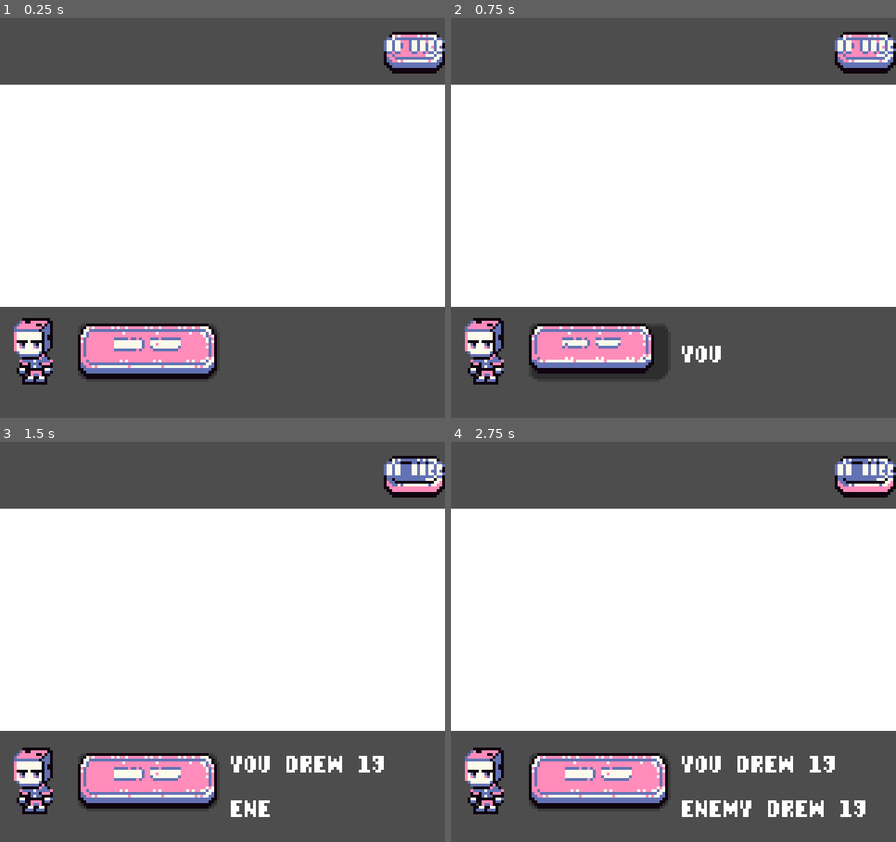
Above: before the commit, frames 1-4 (two rows, left to right).
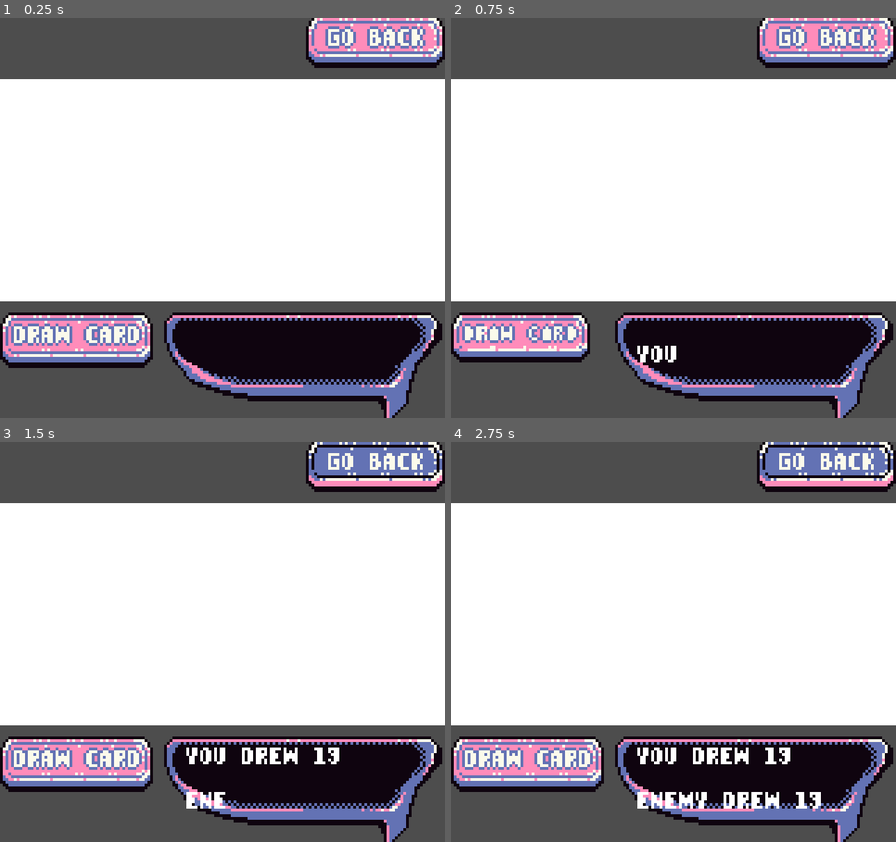
Above: after the commit, the same moments.

Repository: 0xspiderr/gbjam13_gamejam
Game: Godot game, scene res://scenes/combat/combat.tscn
Same seed, same stepped clock (60 frames per second), same inputs: the game is played once before the commit and once after it. This scene is started directly instead of the project's main scene.
Inputs:
- Up to frame 1 (0.25 s): no input
- Up to frame 2 (0.75 s): tap Enter at 0.5 s; hold D (right) from 0.53 s (still down); hold Space (interact) from 0.53 s (still down)
- Up to frame 3 (1.5 s): release D (right) at 1.25 s; release Space (interact) at 1.25 s; click "go back" at 1.25 s
- Up to frame 4 (2.75 s): hold S (down) from 2.03 s (still down)

The runs differ from the first frame. In frame 1, 24% of the frame differs, in the area x 0-100%, y 0-100%; in frame 2, 24%; in frame 3, 24%; in frame 4, 24%.

Commit message:
added sound randomization for certain sfx

Diff:
--- a/scenes/combat/combat.gd
+++ b/scenes/combat/combat.gd
@@ -10,13 +10,16 @@
 #region CONTROLS
 @onready var draw_card_btn: Button = %DrawCardBtn
 @onready var roll_dice_btn: Button = %RollDiceBtn
-@onready var button_container: PanelContainer = %ButtonContainer
+@onready var button_container: CenterContainer = %ButtonContainer
 @onready var card: ColorRect = %Card
 @onready var card_value_label: Label = %CardValueLabel
 @onready var dialogue_box: DialogueBox = %DialogueBox
 #endregion
 
+#region SOUNDS
 @onready var draw_card_sound: AudioStreamPlayer = $DrawCardSound
+@onready var roll_dice_sound: AudioStreamPlayer = $RollDiceSound
+#endregion
 
 @export var _can_interact: bool = true
 
@@ -72,6 +75,7 @@
 
 
 func _draw_card() -> void:
+	SoundManager.randomize_pitch_scale(draw_card_sound)
 	draw_card_sound.play()
 
 	var player_card_value: int = randi_range(1, 13)
@@ -87,6 +91,9 @@
 
 
 func _roll_dice() -> void:
+	SoundManager.randomize_pitch_scale(roll_dice_sound)
+	roll_dice_sound.play()
+
 	var first_player_dice_value: int = randi_range(1, 6)
 	var second_player_dice_value: int = randi_range(1, 6)
 
--- a/scenes/combat/combat.tscn
+++ b/scenes/combat/combat.tscn
@@ -1,9 +1,16 @@
-[gd_scene load_steps=5 format=3 uid="uid://cnseaei7cyk0j"]
+[gd_scene load_steps=8 format=3 uid="uid://cnseaei7cyk0j"]
 
 [ext_resource type="Script" uid="uid://ckmfpkw5erjvw" path="res://scenes/combat/combat.gd" id="1_5vqsm"]
-[ext_resource type="Texture2D" uid="uid://c6wddf3aubqja" path="res://assets/sprites/player/dice-sprite.png" id="2_6aonj"]
+[ext_resource type="Theme" uid="uid://b0bn4xyu3a25a" path="res://ui/themes/dialogue_box_theme.tres" id="3_ijgaf"]
 [ext_resource type="PackedScene" uid="uid://b5ho1oy8lu7r5" path="res://ui/dialogue_box/dialogue_box.tscn" id="3_ltalu"]
 [ext_resource type="AudioStream" uid="uid://cr0xvseab1ygj" path="res://sounds/sfx/FlipCard.ogg" id="3_pqpfu"]
+[ext_resource type="AudioStream" uid="uid://c0xelrs5hsfbc" path="res://sounds/sfx/DiceRoll3.ogg" id="5_jgg25"]
+[ext_resource type="AudioStream" uid="uid://byclhu0er03hv" path="res://sounds/sfx/DiceRoll4.ogg" id="6_ijgaf"]
+
+[sub_resource type="AudioStreamRandomizer" id="AudioStreamRandomizer_uakg0"]
+streams_count = 2
+stream_0/stream = ExtResource("5_jgg25")
+stream_1/stream = ExtResource("6_ijgaf")
 
 [node name="Combat" type="Control"]
 layout_mode = 3
@@ -34,10 +41,11 @@
 layout_mode = 2
 
 [node name="TestBtn" type="Button" parent="MarginContainer/VBoxContainer"]
+custom_minimum_size = Vector2(50, 0)
 layout_mode = 2
 size_flags_horizontal = 8
 size_flags_vertical = 4
-theme_override_font_sizes/font_size = 10
+theme_override_font_sizes/font_size = 16
 text = "go back"
 
 [node name="HBoxContainer2" type="HBoxContainer" parent="MarginContainer/VBoxContainer"]
@@ -87,47 +95,56 @@
 size_flags_horizontal = 4
 size_flags_vertical = 4
 
-[node name="TextureRect" type="TextureRect" parent="MarginContainer/VBoxContainer/HBoxContainer4/HBoxContainer"]
+[node name="ButtonContainer" type="CenterContainer" parent="MarginContainer/VBoxContainer/HBoxContainer4/HBoxContainer"]
+unique_name_in_owner = true
 layout_mode = 2
 size_flags_horizontal = 4
-size_flags_vertical = 4
-texture = ExtResource("2_6aonj")
-
-[node name="ButtonContainer" type="PanelContainer" parent="MarginContainer/VBoxContainer/HBoxContainer4/HBoxContainer"]
-unique_name_in_owner = true
-layout_mode = 2
-size_flags_horizontal = 0
-size_flags_vertical = 4
+size_flags_vertical = 0
 
 [node name="DrawCardBtn" type="Button" parent="MarginContainer/VBoxContainer/HBoxContainer4/HBoxContainer/ButtonContainer"]
 unique_name_in_owner = true
 visible = false
-custom_minimum_size = Vector2(50, 20)
+custom_minimum_size = Vector2(55, 20)
 layout_mode = 2
 size_flags_horizontal = 4
 size_flags_vertical = 4
 mouse_filter = 2
-theme_override_font_sizes/font_size = 8
+theme_override_font_sizes/font_size = 16
 text = "draw card"
 autowrap_mode = 2
 
 [node name="RollDiceBtn" type="Button" parent="MarginContainer/VBoxContainer/HBoxContainer4/HBoxContainer/ButtonContainer"]
 unique_name_in_owner = true
 visible = false
-custom_minimum_size = Vector2(50, 20)
+custom_minimum_size = Vector2(55, 20)
 layout_mode = 2
 size_flags_horizontal = 4
 size_flags_vertical = 4
 mouse_filter = 2
-theme_override_font_sizes/font_size = 8
+theme_override_font_sizes/font_size = 16
 text = "roll dice"
 
-[node name="DialogueBox" parent="MarginContainer/VBoxContainer/HBoxContainer4" instance=ExtResource("3_ltalu")]
+[node name="Panel" type="Panel" parent="MarginContainer/VBoxContainer/HBoxContainer4/HBoxContainer"]
+custom_minimum_size = Vector2(100, 40)
+layout_mode = 2
+theme = ExtResource("3_ijgaf")
+
+[node name="DialogueBox" parent="MarginContainer/VBoxContainer/HBoxContainer4/HBoxContainer/Panel" instance=ExtResource("3_ltalu")]
 unique_name_in_owner = true
 layout_mode = 2
+anchors_preset = 0
+anchor_right = 0.0
+anchor_bottom = 0.0
+offset_left = 7.0
+offset_top = 3.5
+offset_right = 87.0
+offset_bottom = 23.5
 
 [node name="DrawCardSound" type="AudioStreamPlayer" parent="."]
 stream = ExtResource("3_pqpfu")
 volume_db = 10.0
 
+[node name="RollDiceSound" type="AudioStreamPlayer" parent="."]
+stream = SubResource("AudioStreamRandomizer_uakg0")
+
 [connection signal="pressed" from="MarginContainer/VBoxContainer/TestBtn" to="." method="_on_test_btn_pressed"]
--- a/singletons/sound/sound_manager.gd
+++ b/singletons/sound/sound_manager.gd
@@ -19,6 +19,7 @@
 #endregion
 
 
+
 func change_music_stream(path: String) -> void:
 	music_stream_player.stop()
 
@@ -35,5 +36,11 @@
 	sfx_stream_player.play()
 
 
+func randomize_pitch_scale(audio_stream: AudioStreamPlayer) -> void:
+	randomize()
+	var pitch_scale = randf_range(0.75, 1.25)
+	audio_stream.pitch_scale = pitch_scale
+
+
 func stop_sfx() -> void:
 	sfx_stream_player.stop()
--- a/ui/dialogue_box/dialogue_box.gd
+++ b/ui/dialogue_box/dialogue_box.gd
@@ -10,7 +10,7 @@
 	dialogue_label.text = ""
 
 	# draw text letter by letter
-	SoundManager.play_sfx(SoundManager.DIALOGUE_1, true)
+	SoundManager.play_sfx(SoundManager.DIALOGUE_2, true)
 	dialogue_label.text = text
 	text_animation_player.play(&"character")
 	await text_animation_player.animation_finished
Not shown, changed: sounds/sfx/DiceRoll3.ogg.import
Not shown, changed: sounds/sfx/DiceRoll3.ogg
Not shown, changed: sounds/sfx/DiceRoll4.ogg
